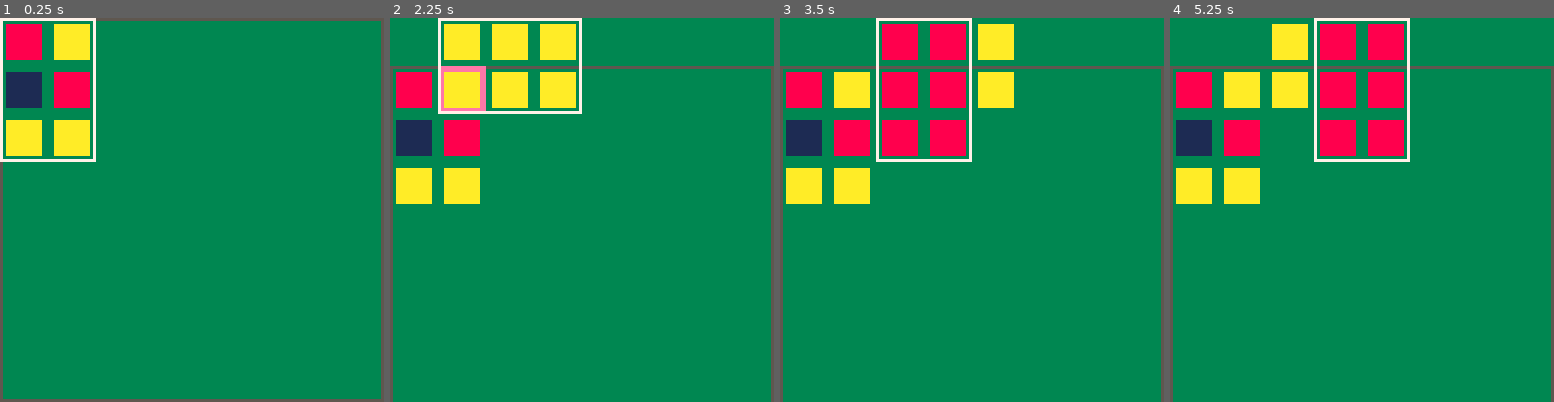
Above: before the commit, frames 1-4 (left to right).
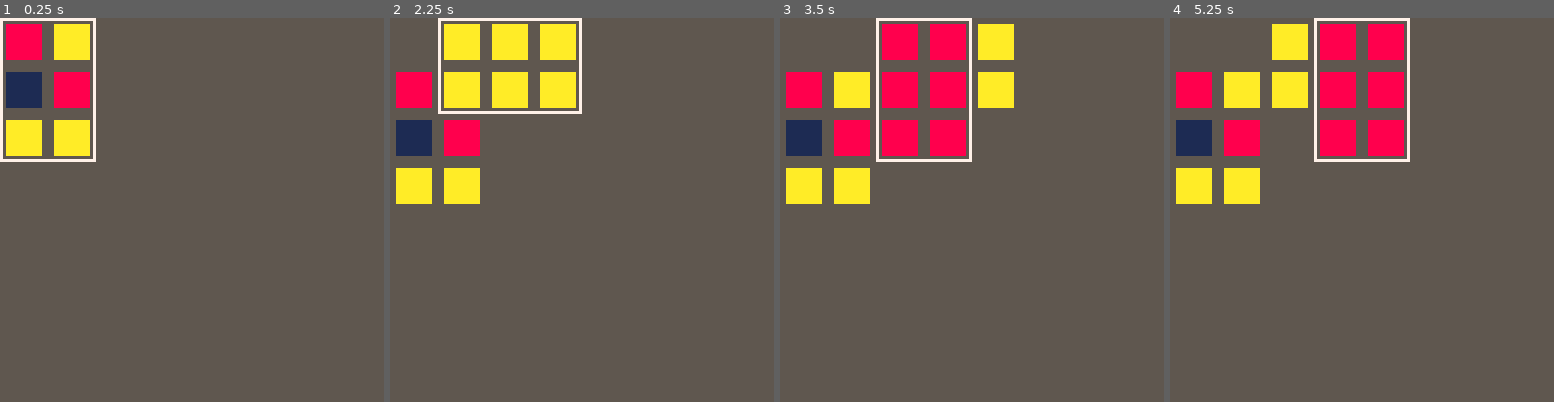
Above: after the commit, the same moments.

Repository: shen-sat/orchard
Game: PICO-8 cartridge game.p8
Same seed, same stepped clock (60 frames per second), same inputs: the game is played once before the commit and once after it.
Inputs:
- Up to frame 1 (0.25 s): no input
- Up to frame 2 (2.25 s): tap X (X key) at 0.33, 1.07, 1.85 s; tap O (Z key) at 0.7, 1.7, 2.1 s; hold Right 1.6-2.1 s; hold Up from 2.15 s (still down)
- Up to frame 3 (3.5 s): release Up at 2.42 s; hold Right 2.47-3.03 s; tap O (Z key) at 2.5, 2.9, 3.3 s; tap X (X key) at 2.97 s; hold Left from 3.08 s (still down)
- Up to frame 4 (5.25 s): release Left at 3.58 s; hold Down 3.63-3.97 s; tap O (Z key) every 0.4 s from 3.7 to 4.9 s; hold Right 4.02-4.68 s; tap X (X key) at 4.08, 5.2 s; hold Up 4.73-5.03 s; hold Left from 5.08 s (still down)

The runs differ from the first frame. In frame 1, 91% of the frame differs, in the area x 0-100%, y 0-100%; in frame 2, 87%; in frame 3, 85%; in frame 4, 85%.

Commit message:
Add blinking highlights to overlapping plantable fruits

Diff:
--- a/game.p8
+++ b/game.p8
@@ -2,6 +2,16 @@
 version 32
 __lua__
 function _init()
+  blink = {
+    blink = function(self)
+      return self.time < 9
+    end,
+    time = 0,
+    update = function(self)
+      self.time = (self.time + 1) % 18
+    end
+  }
+
   tile_size = 16
 
   cam = {
@@ -201,11 +211,13 @@
         pal()
         palt()
         if fruit.plantable then
-          palt(0,false)
-          pal(0,14)
+          if blink:blink() then
+            palt(0,false)
+            pal(0,11)
+          end
+
         end
         spr(fruit.sprite,fruit.x,fruit.y,2,2)
-        -- if fruit.plantable then print('p',fruit.x,fruit.y,14) end
       end
     end,
     move = function(self)
@@ -234,10 +246,11 @@
   selected_card:update()
   adjust_selected_card_or_camera_position(selected_card, cam)
   camera(cam.x0,cam.y0)
+  blink:update()
 end
 
 function _draw()
-  cls(3)
+  cls(5)
   rect(0,0,127,127,5) --border
   for fruit in all(planted_fruits) do
     spr(fruit.sprite,fruit.x,fruit.y,2,2)
